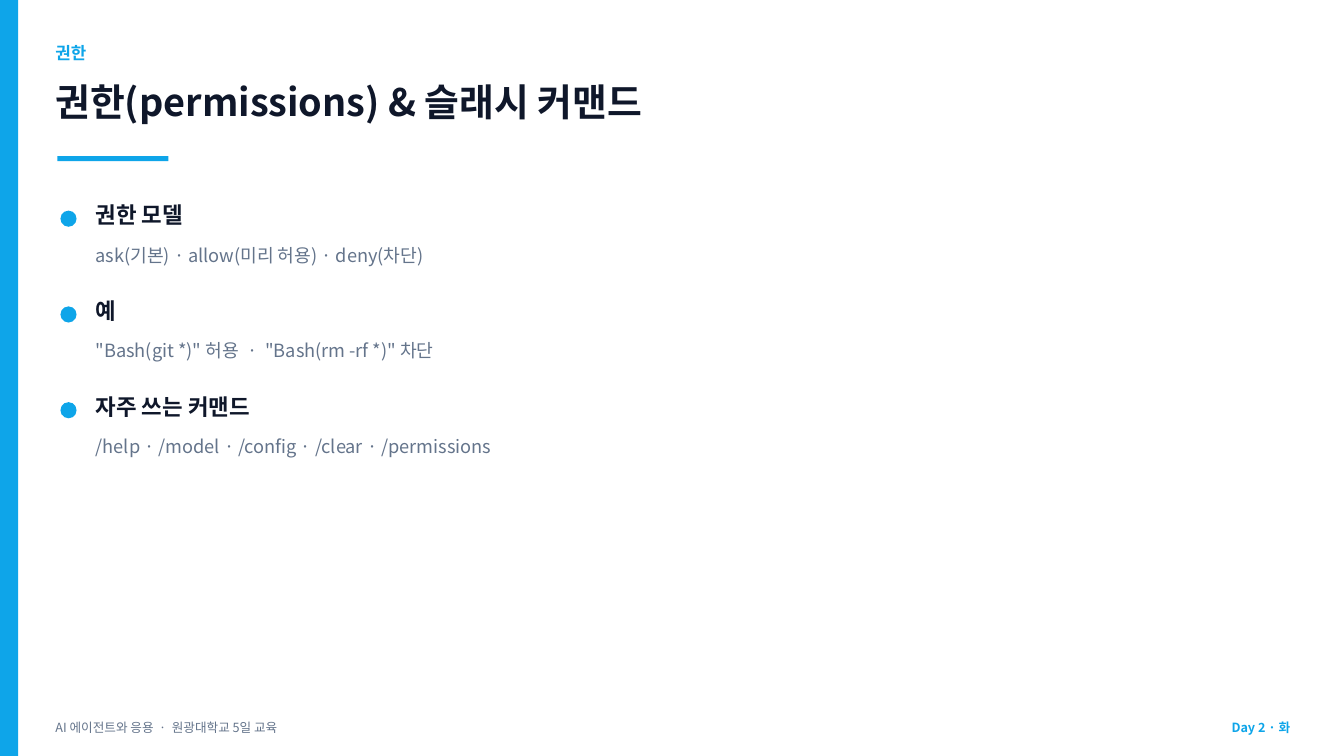
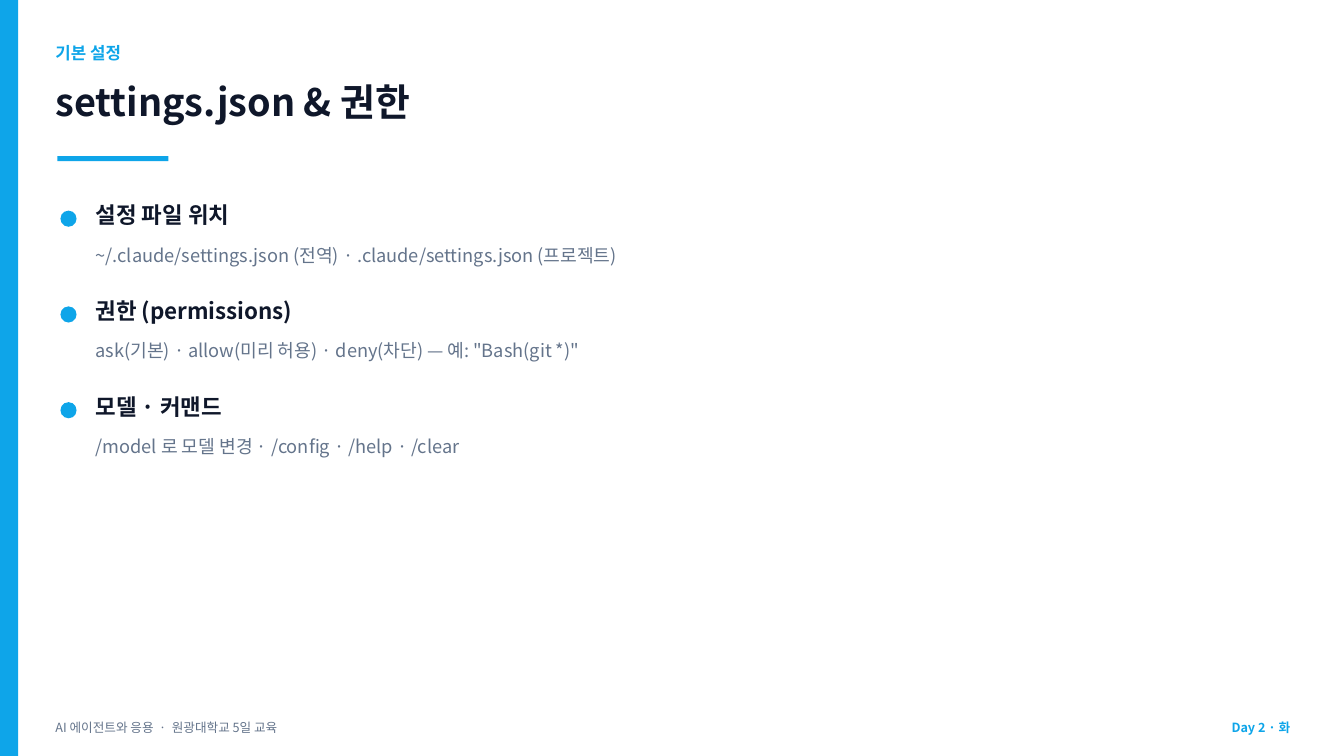
Before and after one commit to jyshin-22/wku-ai-agent-program, a slide deck: slide 28 of slides/day2.pptx (slide 27 before the commit). Drawn at 1344x756 pixels with LibreOffice and Linux fonts; fonts in the diff are those of the drawing. Boxes give left, top, right and bottom in pixels: in the first picture for what was removed or moved away, otherwise in the second. Text is boxed around its words. In the diff, an @@ line names an element or a change of style, - is before the commit and + after.

```diff
--- a/slides/day2.pptx
+++ b/slides/day2.pptx
@@ text at (55, 45, 121, 61): text changed @@
-권한
+기본 설정
@@ text at (55, 84, 411, 126): text changed @@
-권한(permissions) & 슬래시 커맨드
+settings.json & 권한
@@ text at (96, 204, 229, 225): text changed @@
-권한 모델
+설정 파일 위치
@@ text at (96, 247, 617, 267): text changed @@
-ask(기본) · allow(미리 허용) · deny(차단)
+~/.claude/settings.json (전역) · .claude/settings.json (프로젝트)
@@ text at (96, 300, 292, 324): text changed @@
-예
+권한 (permissions)
@@ text at (96, 342, 552, 362): text changed @@
-"Bash(git *)" 허용 · "Bash(rm -rf *)" 차단
+ask(기본) · allow(미리 허용) · deny(차단) — 예: "Bash(git *)"
@@ text at (96, 396, 222, 417): text changed @@
-자주 쓰는 커맨드
+모델 · 커맨드
@@ text at (96, 438, 459, 458): text changed @@
-/help · /model · /config · /clear · /permissions
+/model 로 모델 변경 · /config · /help · /clear
```
Also in this commit, not shown: 15 other slides changed, 4 slides added, 7 other files.
